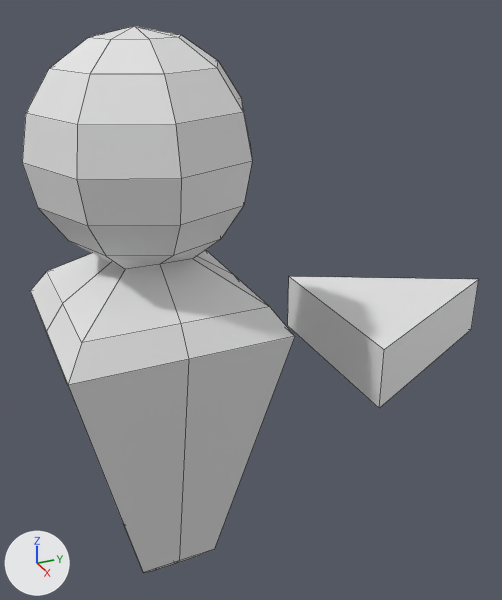
The Blender file uOttawa_Live_Tour/Assets/Models/personMarker.blend, before and after one commit.
Rendered twice from a camera (50 mm lens) standing at (5.81, -1.6, 7.6) and looking at (-0.2, 1.1, 4.59). Lighting does not change. The marker at lower left points along +X, +Y and +Z. Mesh edges are drawn as thin lines.

Script lines for the objects in view, before the commit:
```python
me_plane = bpy.data.meshes.new('Plane')
me_plane.from_pydata([(-1.0, -0.18, -0.51), (1.0, -0.18, -0.51), (0.0, 1.82, -0.51), (0.0, 1.82, 0.15), (-1.0, -0.18, 0.15), (1.0, -0.18, 0.15)], [], [(0, 2, 1), (4, 5, 3), (1, 2, 3, 5), (0, 1, 5, 4), (2, 0, 4, 3)])
me_sphere = bpy.data.meshes.new('Sphere')
me_sphere.from_pydata(...)  # 90 vertices, 96 faces; spans x -1.0..1.0, y -1.0..1.0, z 0.0..5.48
ob_arrow = bpy.data.objects.new('Arrow', me_plane)
ob_arrow.location = (0.0, 2.14, 4.26)
ob_person = bpy.data.objects.new('Person', me_sphere)
ob_person.location = (0.0, 0.0, 1.8)
```
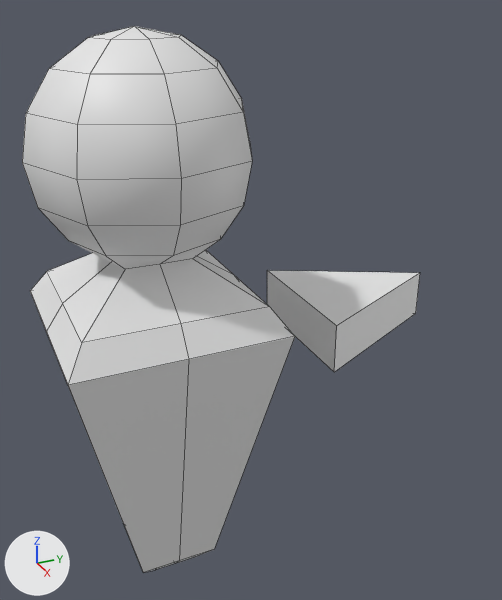
The newer file is also rescaled (x0.735), turned or shifted as a whole; pictures and numbers use the older file's frame.

Boxes (x1, y1, x2, y2) around the edits, measured in the pictures (502 x 600 px):
'Arrow', mesh rescaled (20% narrower, 23% shorter): before (288, 276, 479, 408); after (267, 270, 420, 372)
part 1 of me_sphere, shading changed: (22, 26, 252, 269) in both

What changed in the scene script:
```text
Change me_sphere:
    where me_sphere.from_pydata(...)  # 90 vertices, 96 faces; spans x -1.0..1.0, y -1.0..1.0, z 0.0..5.48
    used by ob_person; location = (0.0, 0.0, 1.8)
    me_sphere part 1: all 56 faces centred in x -0.82..0.82, y -0.82..0.82, z 3.66..5.42 are now shaded smooth
Change me_plane:
    where me_plane.from_pydata(...)  # 6 vertices, 5 faces; spans x -1.0..1.0, y -0.18..1.82, z -0.51..0.15
    used by ob_arrow; location = (0.0, 2.14, 4.26)
    me_plane part 2: the whole mesh is scaled about its middle by 0.764, then moved by (0.0, -0.63, 0.31)
```
